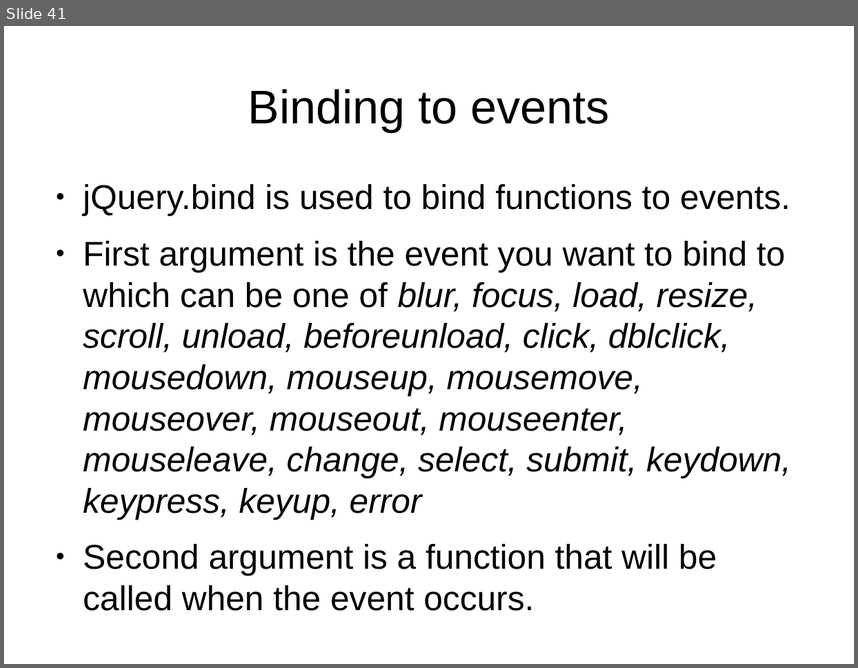
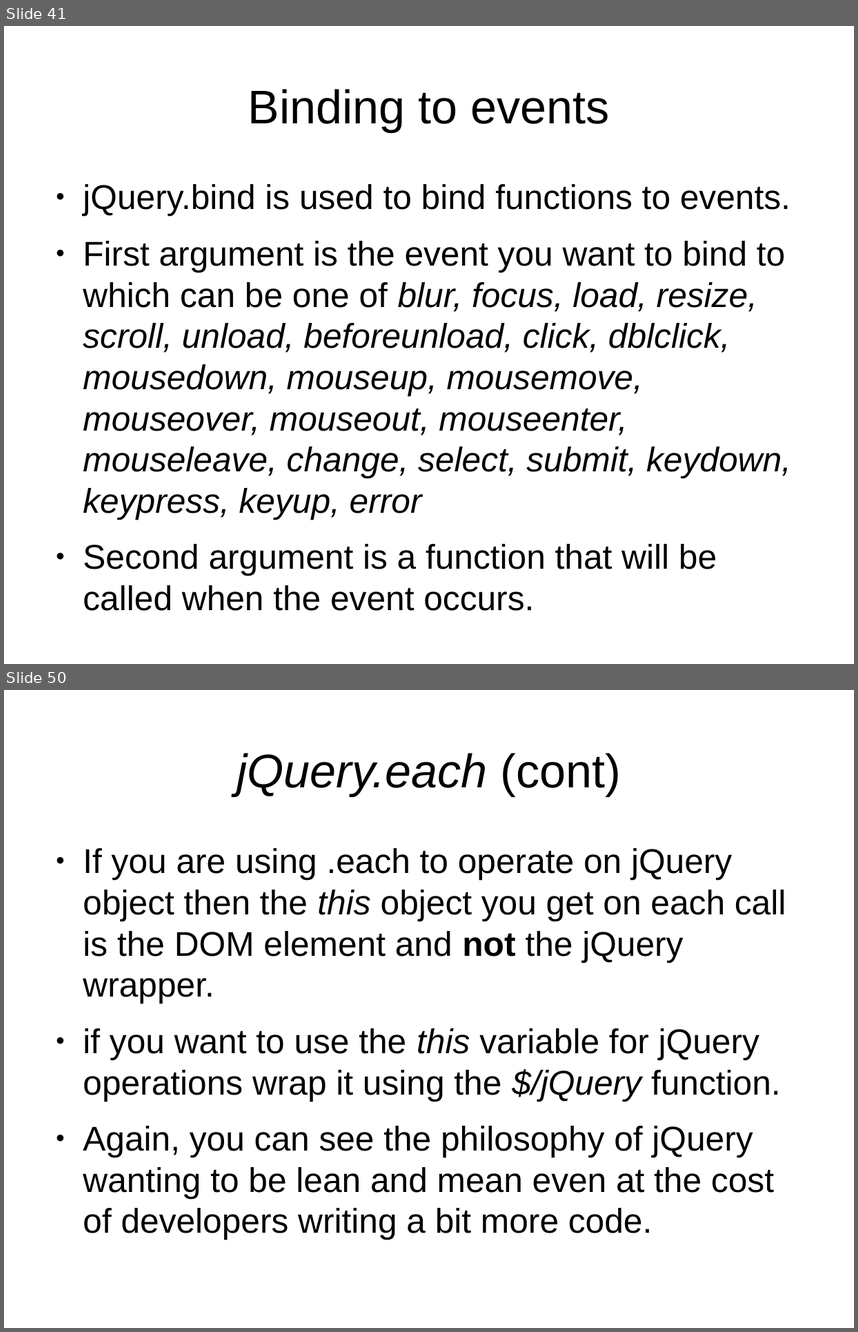
Before and after one commit to veltzer/demos, a slide deck: javascript/jquery/doc/jquery.odp. Shown one above the other, each under a label of ours: slide 41 before the commit, slides 41 and 50 after it; the slides between them are not shown. The pictures are 858x668 and 858x1332 pixels, drawn with LibreOffice and Linux fonts; fonts in the diff are those of the drawing. Boxes give left, top, right and bottom in pixels: in the first picture for what was removed or moved away, otherwise in the second. Text is boxed around its words. In the diff, an @@ line names an element or a change of style, - is before the commit and + after.

```diff
--- a/javascript/jquery/doc/jquery.odp
+++ b/javascript/jquery/doc/jquery.odp
@@ slide 50 added at (4,690,854,1328), background #FFFFFF @@
@@ title added at (237,753,621,796), 44 pt, text #000000, italic @@
+jQuery.each (cont)
@@ text added at (83,848,786,1239), 32 pt, text #000000 @@
+● If you are using .each to operate on jQuery object then the this object you get on each call is the DOM element and not the jQuery wrapper.
+● if you want to use the this variable for jQuery operations wrap it using the $/jQuery function.
+● Again, you can see the philosophy of jQuery wanting to be lean and mean even at the cost of developers writing a bit more code.
```
Also in this commit, not shown: 2 slides changed, 7 other slides added, 3 other files.
